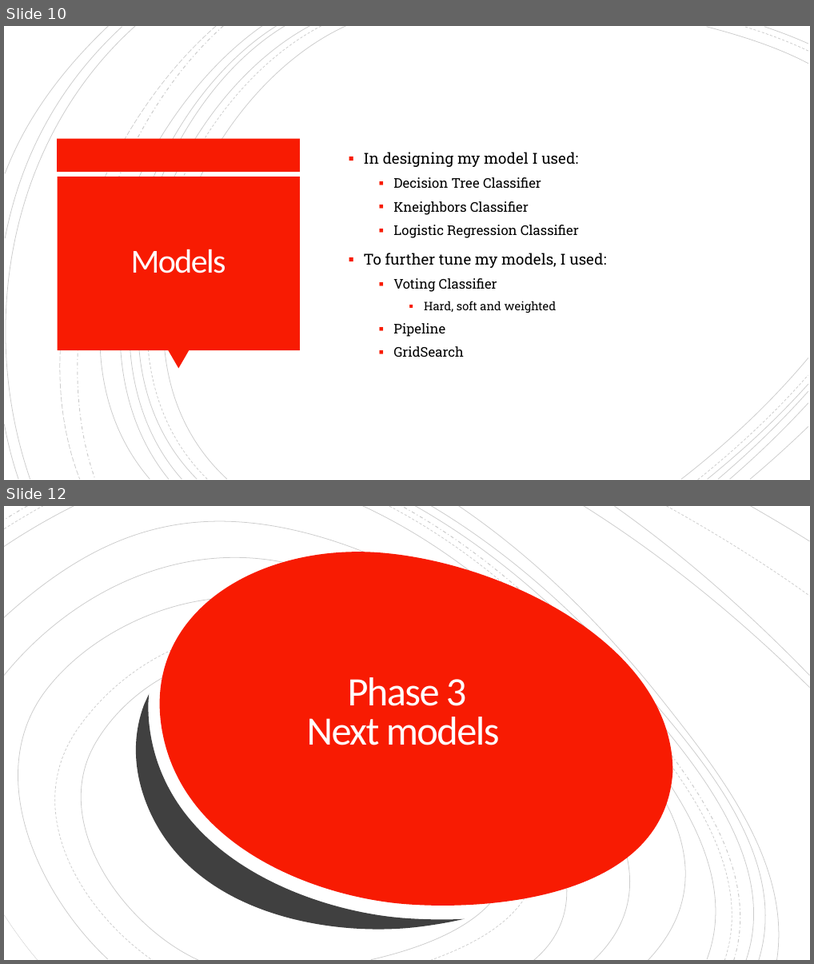
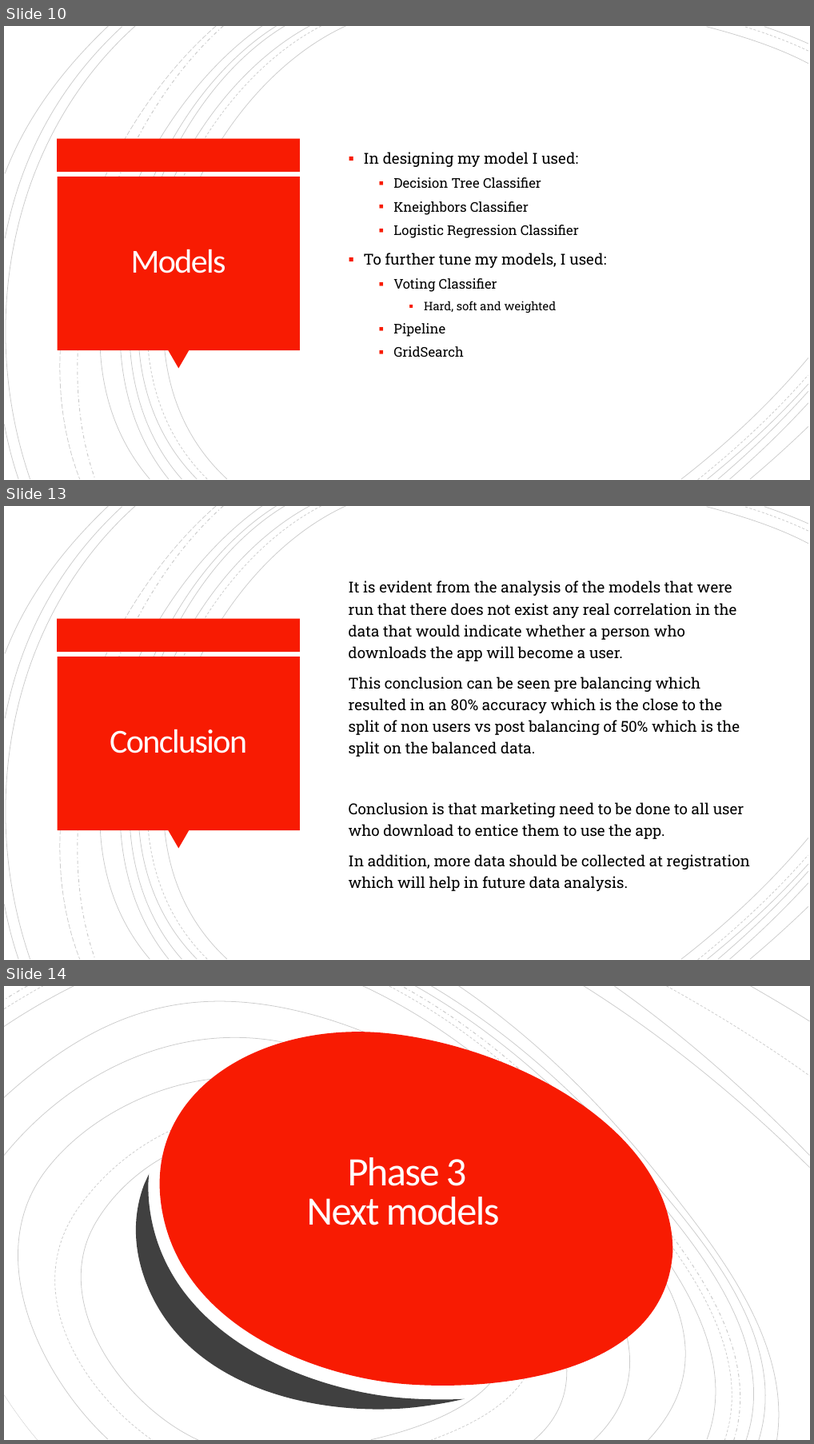
Before and after one commit to adamk6/codingDojoFinalProject, a slide deck: Coding Dojo - Final Project - Adam Kolodny.pptx. Shown one above the other, each under a label of ours: slides 10 and 12 before the commit, slides 10, 13 and 14 after it; the slides between them are not shown. The pictures are 814x964 and 814x1444 pixels, drawn with LibreOffice and Linux fonts; fonts in the diff are those of the drawing. Boxes give left, top, right and bottom in pixels: in the first picture for what was removed or moved away, otherwise in the second. Text is boxed around its words. In the diff, an @@ line names an element or a change of style, - is before the commit and + after.

Commit message:
Add files via upload
powerpoint presentation - draft 2 @2:30pm Oct 5

```diff
--- a/Coding Dojo - Final Project - Adam Kolodny.pptx
+++ b/Coding Dojo - Final Project - Adam Kolodny.pptx
@@ slide 13 added at (4,506,810,960), background #FFFFFF; not listed: 24 template elements that a slide beside it also shows @@
@@ text added at (349,580,750,891), 18 pt, text #000000 @@
+It is evident from the analysis of the models that were run that there does not exist any real correlation in the data that would indicate whether a person who downloads the app will become a user.
+This conclusion can be seen pre balancing which resulted in an 80% accuracy which is the close to the split of non users vs post balancing of 50% which is the split on the balanced data.
+Conclusion is that marketing need to be done to all user who download to entice them to use the app.
+In addition, more data should be collected at registration which will help in future data analysis.
@@ title added at (110,729,247,753), 40 pt, text #FFFEFF @@
+Conclusion
@@ what was slide 12 is now slide 14 @@
```
Also in this commit, not shown: 2 other slides added, 1 slide removed.
